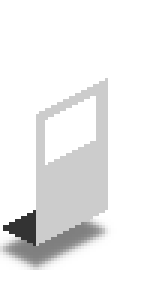
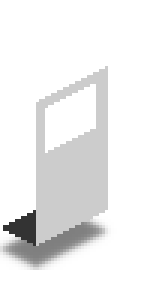
Two versions of the same layered image (144x288). Layer-by-layer changes:
painted on "Roof" over [36, 69, 105, 114]
painted on "Side" over [36, 66, 108, 165]
